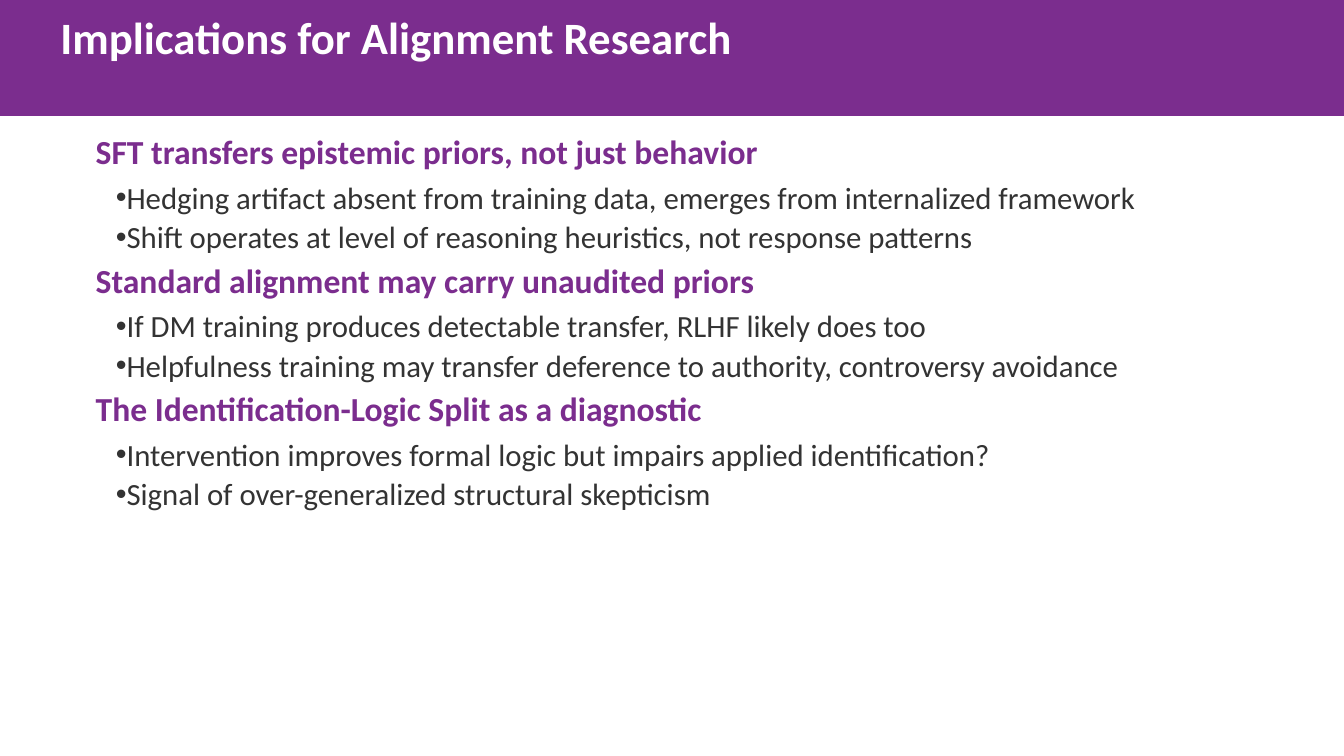
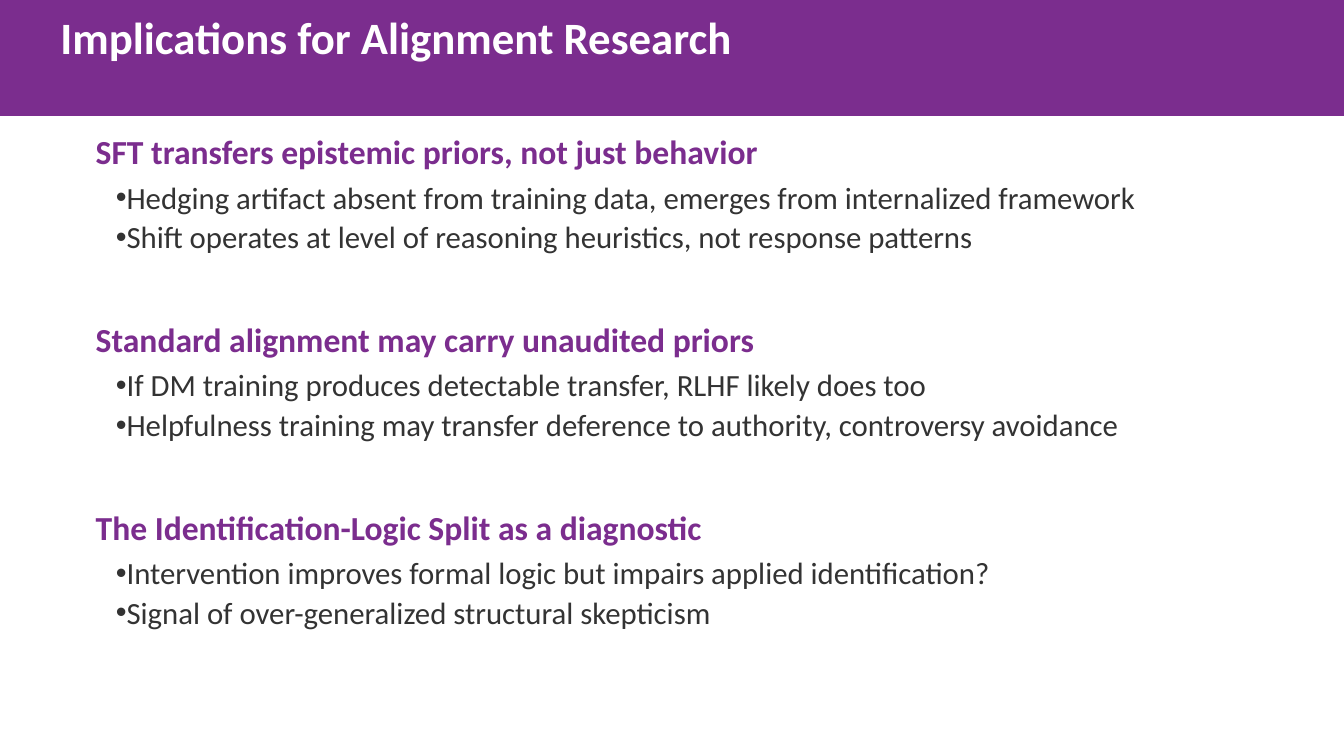
Before and after one commit to gbangban/ai-ideology-study, a slide deck: slide 8 of paper/iclr2026/iclr2026_spotlight.pptx. Drawn at 1344x756 pixels with LibreOffice and Linux fonts; fonts in the diff are those of the drawing. Boxes give left, top, right and bottom in pixels: in the first picture for what was removed or moved away, otherwise in the second. Text is boxed around its words. In the diff, an @@ line names an element or a change of style, - is before the commit and + after.

Commit message:
Fix text overlapping in slides: estimate line wrapping, adjust line height formula

```diff
--- a/paper/iclr2026/iclr2026_spotlight.pptx
+++ b/paper/iclr2026/iclr2026_spotlight.pptx
@@ text "Standard alignment may carry unaudited ...": place and size @@
-text "Standard alignment may carry unaudited ..." at [96, 269, 754, 299]
+text "Standard alignment may carry unaudited ..." at [96, 328, 754, 358]
@@ text "If DM training produces detectable ...": place and size @@
-text "If DM training produces detectable ..." at [127, 315, 1118, 383]
+text "If DM training produces detectable ..." at [127, 374, 1118, 442]
@@ text "The Identification-Logic Split as a ...": place and size @@
-text "The Identification-Logic Split as a ..." at [96, 397, 702, 427]
+text "The Identification-Logic Split as a ..." at [96, 516, 702, 546]
@@ text "Intervention improves formal logic but ...": place and size @@
-text "Intervention improves formal logic but ..." at [127, 444, 990, 511]
+text "Intervention improves formal logic but ..." at [127, 562, 990, 630]
```
Also in this commit, not shown: 7 other slides changed, 1 other file.
